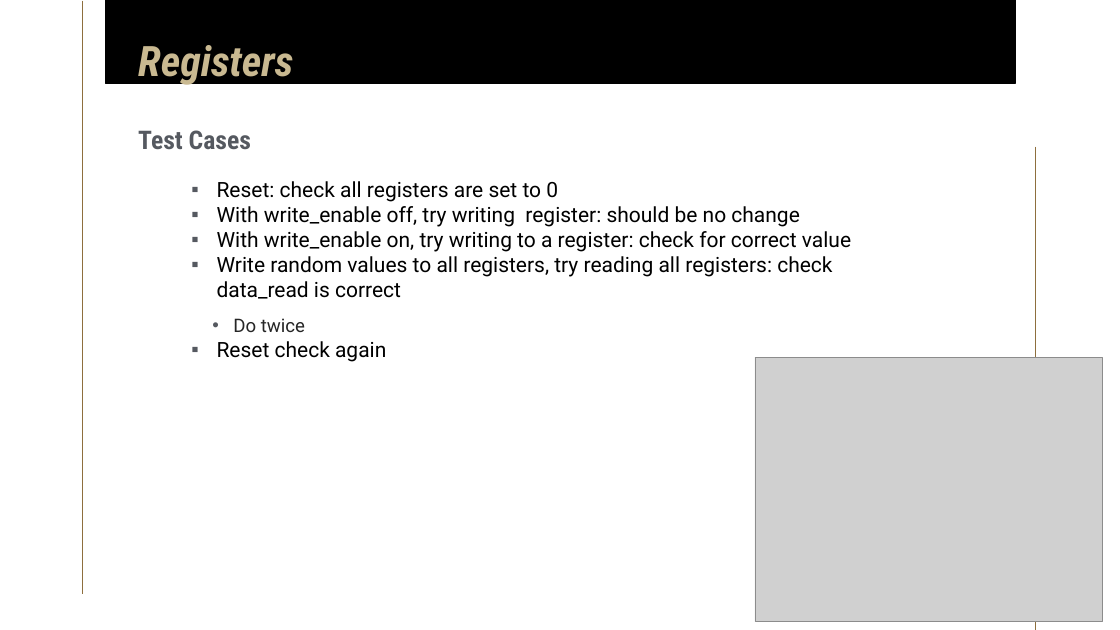
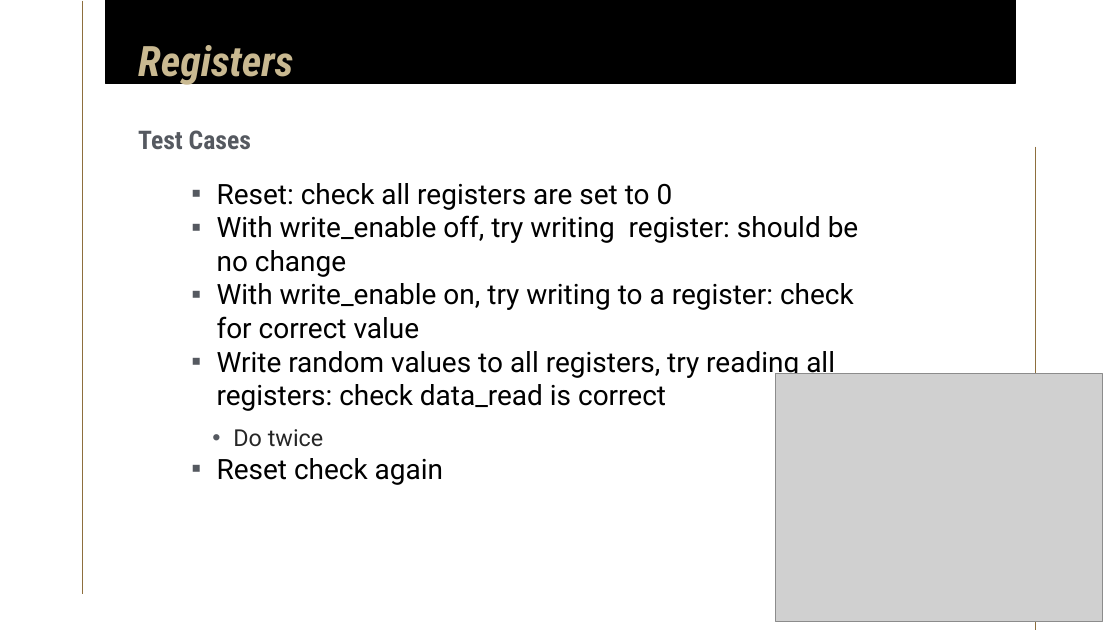
Before and after one commit to limichael246/STARS_2024, a slide deck: slide 19 of Project_Proposal.pptx (slide 16 before the commit). Drawn at 1120x630 pixels with LibreOffice and Linux fonts; fonts in the diff are those of the drawing; grey boxes stand for pictures. Boxes give left, top, right and bottom in pixels: in the first picture for what was removed or moved away, otherwise in the second. Text is boxed around its words. In the diff, an @@ line names an element or a change of style, - is before the commit and + after.

```diff
--- a/Project_Proposal.pptx
+++ b/Project_Proposal.pptx
@@ text "Reset: check all registers are ..." at [217, 183, 859, 485]: size 18 to 24 pt; size 16 to 20 pt in "Do twice" @@
@@ picture: place and size @@
-picture at [755, 357, 1102, 622]
+picture at [776, 373, 1102, 622]
```
Also in this commit, not shown: 8 other slides changed, 13 slides added, 3 slides removed.
